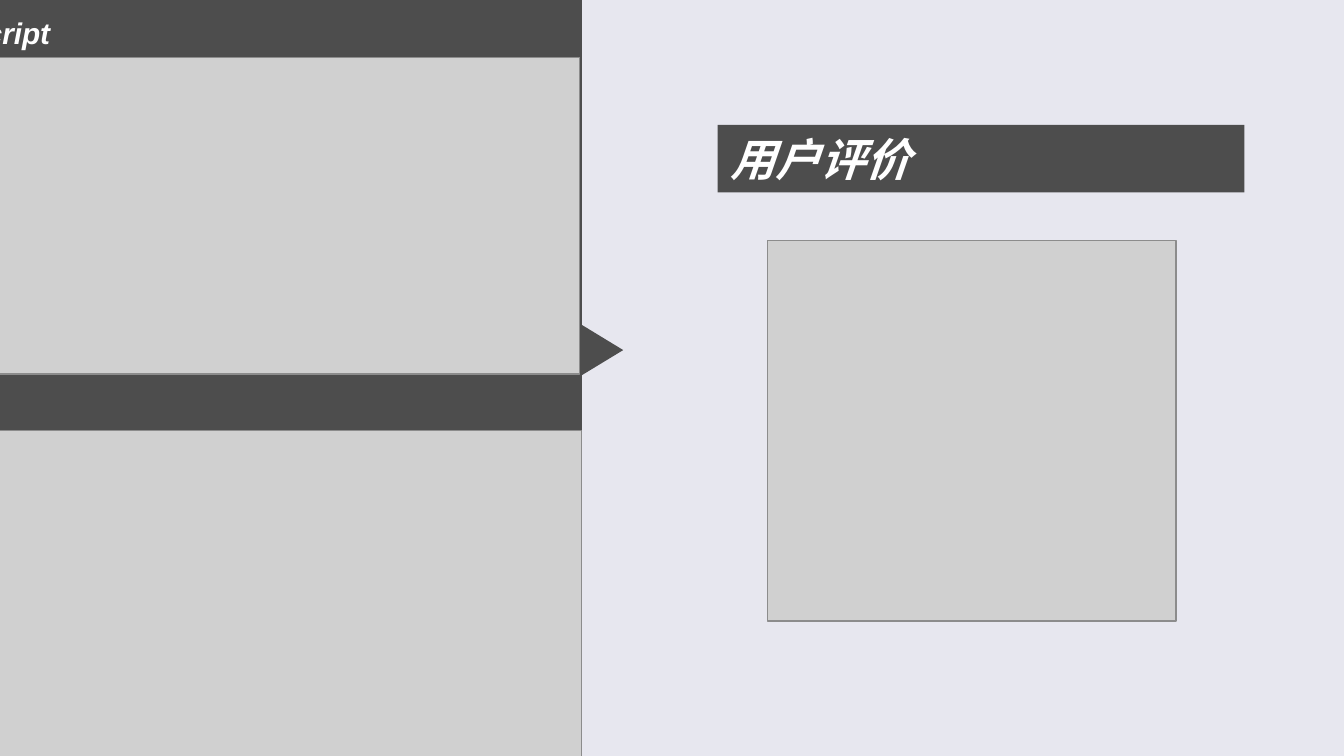
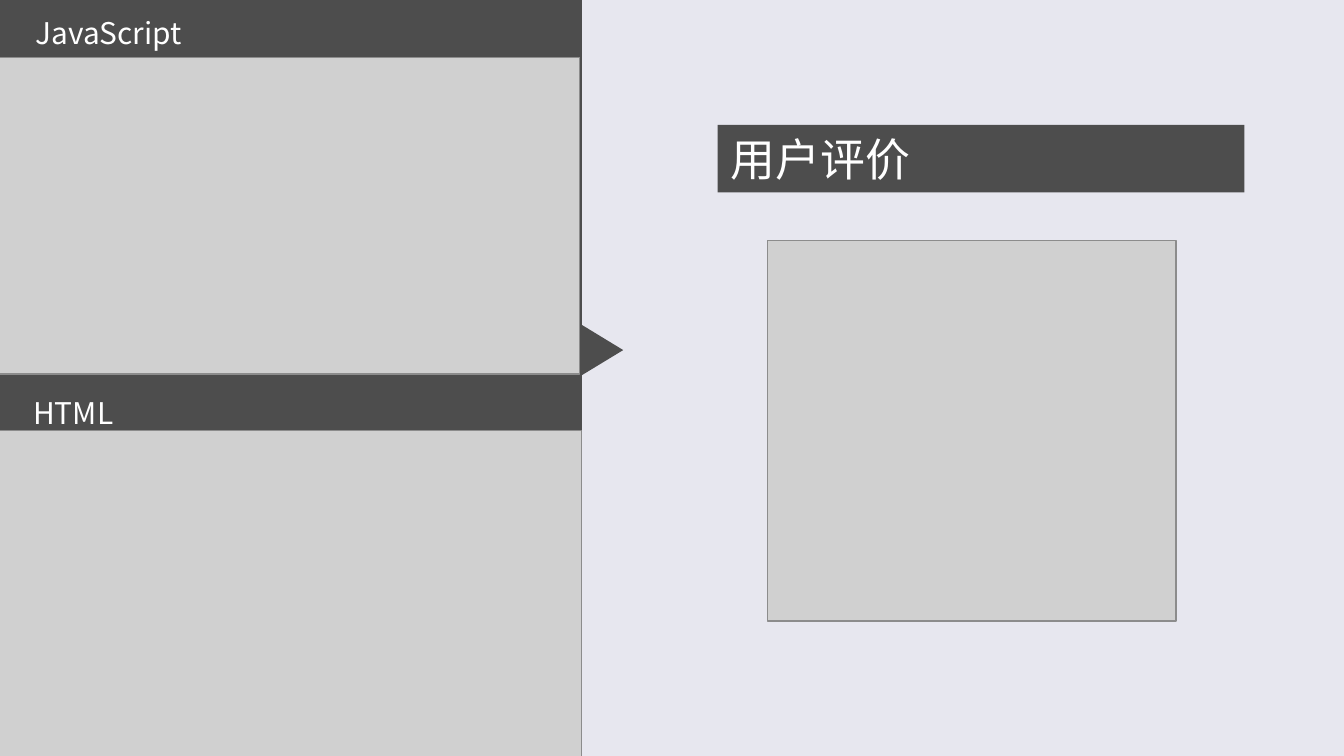
Before and after one commit to bytrix/report, a slide deck: slide 26 of 答辩.ppt. Drawn at 1344x756 pixels with LibreOffice and Linux fonts; fonts in the diff are those of the drawing; grey boxes stand for pictures. Boxes give left, top, right and bottom in pixels: in the first picture for what was removed or moved away, otherwise in the second. Text is boxed around its words. In the diff, an @@ line names an element or a change of style, - is before the commit and + after.

```diff
--- a/答辩.ppt
+++ b/答辩.ppt
@@ freeform shape at box(0, 0, 624, 755): outline redrawn @@
@@ text "JavaScript": place and size @@
-text "JavaScript" at box(0, 8, 332, 58)
+text "JavaScript" at box(36, 21, 182, 51)
@@ text "JavaScript" at box(36, 21, 182, 51): font Arial to Noto Sans CJK SC, bold off, italic off; indent changed @@
@@ rectangle "用户评价" at box(718, 125, 1245, 192): bold off, italic off; indent changed @@
@@ text "HTML" at box(33, 402, 113, 432): font Arial to Noto Sans CJK SC, bold off, italic off; indent changed @@
@@ text "HTML": place and size @@
-text "HTML" at box(0, 388, 262, 438)
+text "HTML" at box(33, 402, 113, 432)
```
Also in this commit, not shown: 27 other slides changed, 3 slides added, 2 other files.
